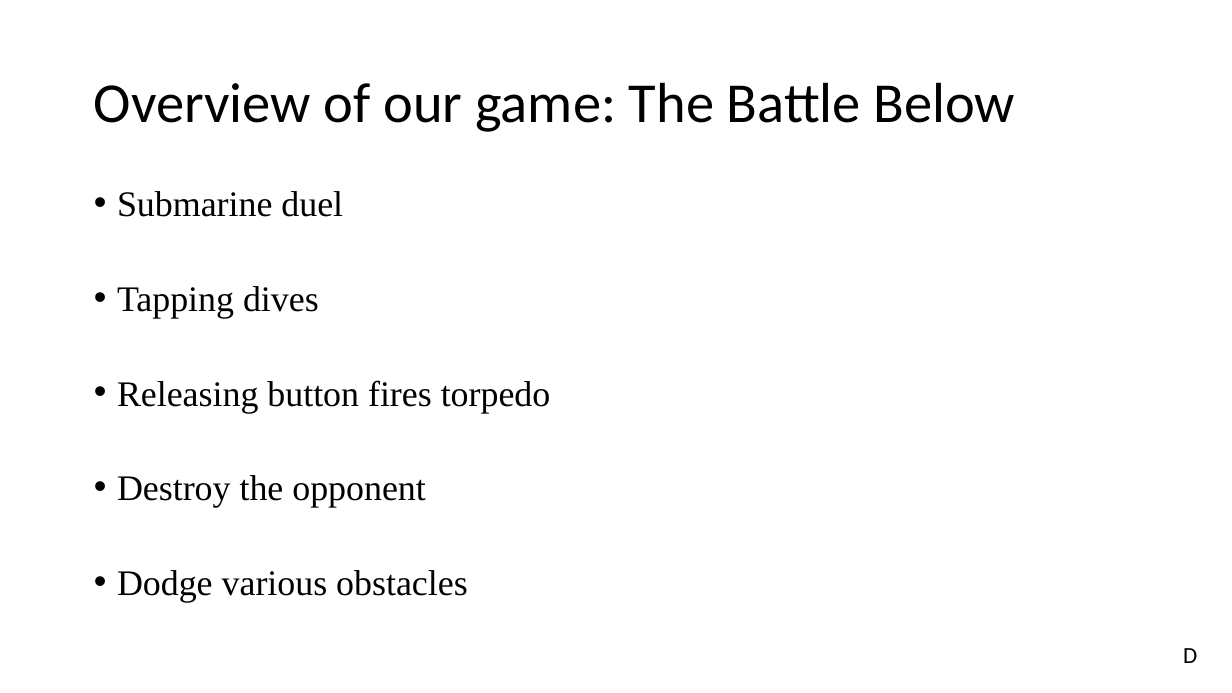
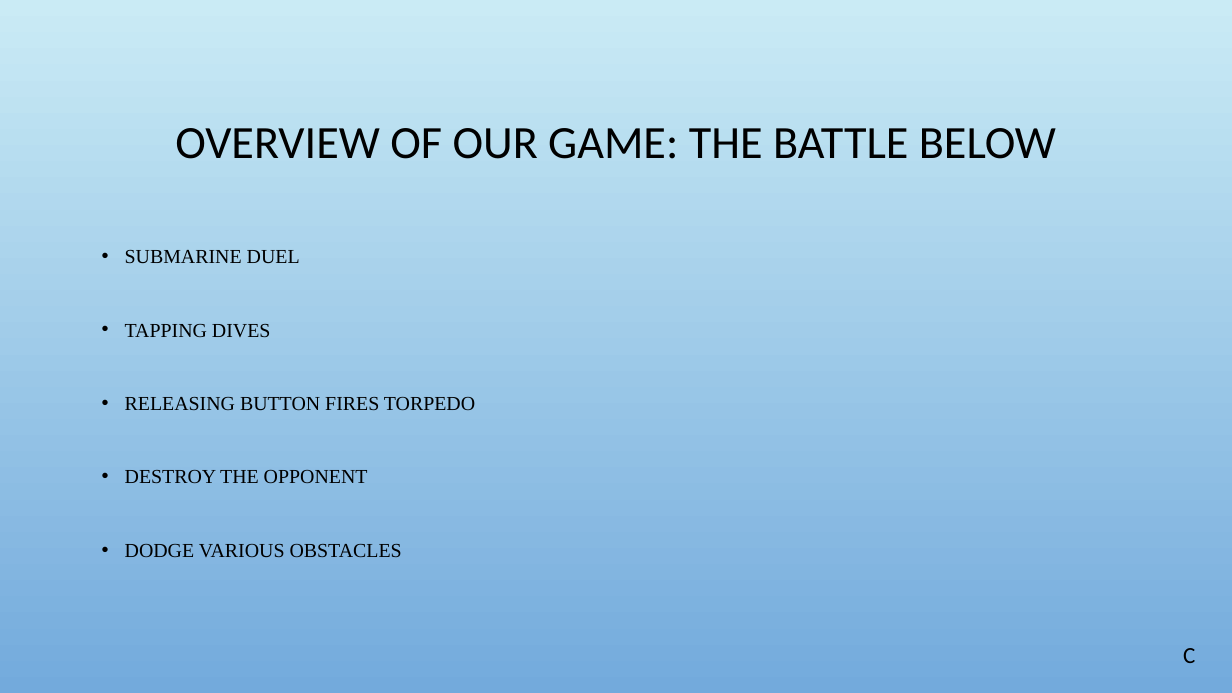
Before and after one commit to UoSGroupProjects1718/dm-bandai-namco-group-9, a slide deck: slide 4 of Presentations/L6 Group 9 Project Masterclass Final Pitch .pptx. Drawn at 1232x693 pixels with LibreOffice and Linux fonts; fonts in the diff are those of the drawing; background and template pictures are left out. Boxes give left, top, right and bottom in pixels: in the first picture for what was removed or moved away, otherwise in the second. Text is boxed around its words. In the diff, an @@ line names an element or a change of style, - is before the commit and + after.

```diff
--- a/Presentations/L6 Group 9 Project Masterclass Final Pitch .pptx
+++ b/Presentations/L6 Group 9 Project Masterclass Final Pitch .pptx
@@ background #FFFFFF to picture (left out) @@
@@ title at [175, 128, 1056, 159]: text changed; size 44 to 36 pt @@
-Overview of our game: The Battle Below
+OVERVIEW OF OUR GAME: THE BATTLE BELOW
@@ text at [125, 250, 475, 558]: text changed; size 28 to 15.5 pt @@
-• Submarine duel
-• Tapping dives
-• Releasing button fires torpedo
-• Destroy the opponent
-• Dodge various obstacles
+• SUBMARINE DUEL
+• TAPPING DIVES
+• RELEASING BUTTON FIRES TORPEDO
+• DESTROY THE OPPONENT
+• DODGE VARIOUS OBSTACLES
@@ text at [1183, 648, 1195, 663]: text changed @@
-D
+C
```
Also in this commit, not shown: 14 other slides changed.
